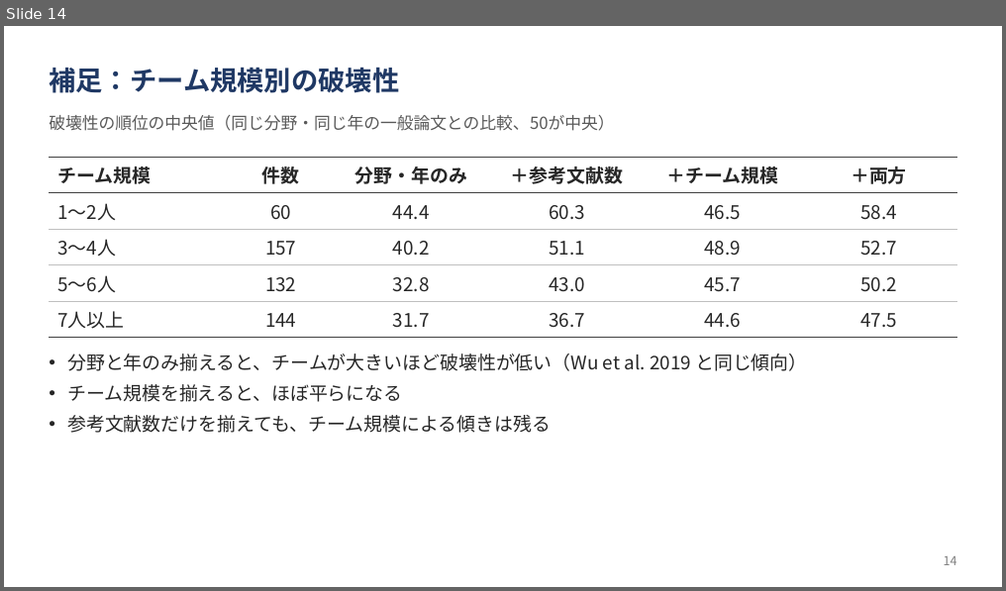
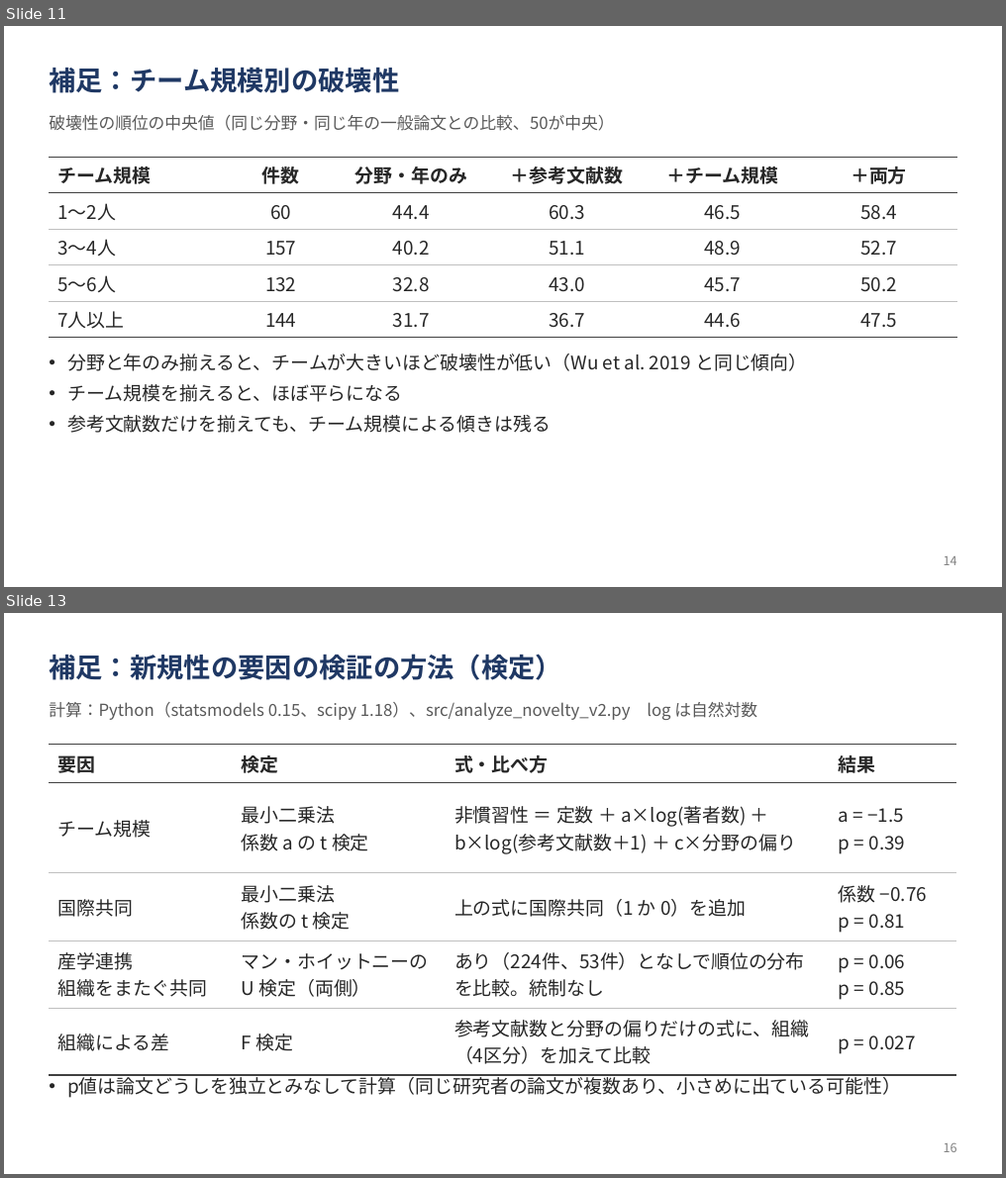
Before and after one commit to ryosuke0828/sci-sci-toyota, a slide deck: docs/slides/toyota_novelty_progress.pptx. Shown one above the other, each under a label of ours: slide 14 before the commit, slides 11 and 13 after it; the slides between them are not shown. The pictures are 1006x591 and 1006x1178 pixels, drawn with LibreOffice and Linux fonts; fonts in the diff are those of the drawing. Boxes give left, top, right and bottom in pixels: in the first picture for what was removed or moved away, otherwise in the second. Text is boxed around its words. In the diff, an @@ line names an element or a change of style, - is before the commit and + after.

```diff
--- a/docs/slides/toyota_novelty_progress.pptx
+++ b/docs/slides/toyota_novelty_progress.pptx
@@ slide 13 added at bbox=[4, 613, 1002, 1174], background #FFFFFF @@
@@ text added at bbox=[49, 654, 562, 680], 26 pt, text #1F3864, bold @@
+補足：新規性の要因の検証の方法（検定）
@@ text added at bbox=[49, 702, 757, 720], 16 pt, text #595959 @@
+計算：Python（statsmodels 0.15、scipy 1.18）、src/analyze_novelty_v2.py log は自然対数
@@ table added at bbox=[49, 744, 957, 1068], 5 rows, 4 columns @@
+要因 | 検定 | 式・比べ方 | 結果
+チーム規模 | 最小二乗法 / 係数 a の t 検定 | 非慣習性 ＝ 定数 ＋ a×log(著者数) ＋ b×log(参考文献数＋1) ＋ c×分野の偏り | a = −1.5 / p = 0.39
+国際共同 | 最小二乗法 / 係数の t 検定 | 上の式に国際共同（1 か 0）を追加 | 係数 −0.76 / p = 0.81
+産学連携 / 組織をまたぐ共同 | マン・ホイットニーの / U 検定（両側） | あり（224件、53件）となしで順位の分布を比較。統制なし | p = 0.06 / p = 0.85
+組織による差 | F 検定 | 参考文献数と分野の偏りだけの式に、組織（4区分）を加えて比較 | p = 0.027
@@ text added at bbox=[67, 1074, 901, 1098], 18 pt, text #262626 @@
+• p値は論文どうしを独立とみなして計算（同じ研究者の論文が複数あり、小さめに出ている可能性）
@@ text added at bbox=[944, 1143, 957, 1153], 12 pt, text #7F7F7F @@
+16
@@ what was slide 14 is now slide 11 @@
```
Also in this commit, not shown: 13 other slides changed, 1 other slide added.
